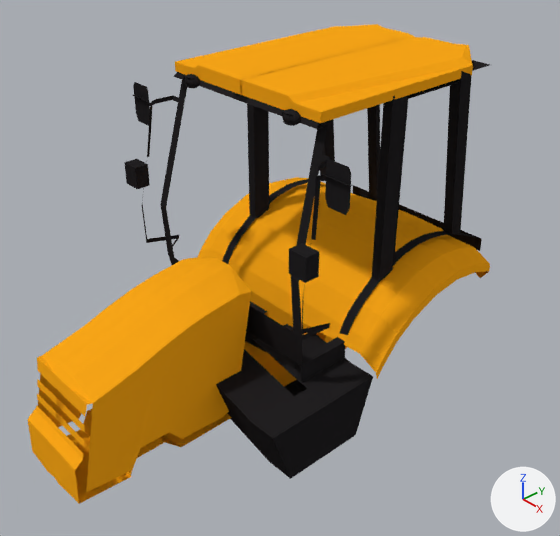
The Blender file Models/Vehicles/Land/BackHoeLoader/JCBMidiCXBackhoeLoader2014.blend as it was, and as the next commit left it.
Rendered twice from a camera (50 mm lens) standing at (12.29, -10.96, 9.36) and looking at (-0.13, 0.25, -0.33). Arrows for +X, +Y and +Z are at lower right; the lights stay in place.

The first picture shows 'Body', 'CabFrame', 'CabRoofTop'.
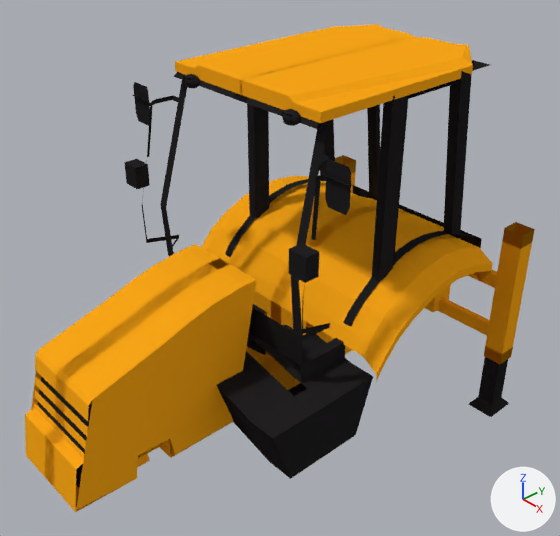
What changed in the scene script:
```text
Change me_plane_002:
    used by ob_body; parent = ob_jcbbackhoe; location = (-0.0141, -1.729, 0.598); scale = (0.19, 0.173, 1.0)
    remove me_plane_002.from_pydata(...)  # 282 vertices, 188 faces; spans x -18.0..18.0, y -27.7..41.4, z -3.6..0.0
    add me_plane_002.from_pydata(...)  # 352 vertices, 245 faces; spans x -18.0..18.0, y -27.7..41.4, z -4.0..0.0
    me_plane_002 part 1
    29 faces are deleted
    20 vertices are added at x -1.0..5.9, y -19.1..-8.5, z -3.6..-0.3
    8 new vertices lie (2.6, 0.0, 0.0) away from vertices in x -5.8, y -27.7..-13.9, z -3.6..-2.3
    9 new vertices lie (1.1, 0.0, 0.0) away from vertices in x -3.2..1.0, y -27.7..-13.9, z -3.6..-2.3
    8 new vertices lie (-1.0, 0.0, 0.0) away from vertices in x 1.0, y -27.7..-13.9, z -3.6..-2.3
    5 new vertices lie (-0.9, 1.4, -0.2) away from vertices in x -3.2..1.0, y -19.0, z -3.1
    5 new vertices lie (-0.9, -1.5, -0.2) away from vertices in x -3.2..1.0, y -13.9, z -3.1
    5 new vertices lie (0.0, -0.4, -0.7) away from vertices in x -4.1..0.1, y -17.6, z -3.3
    5 new vertices lie (0.0, 0.5, -0.7) away from vertices in x -4.1..0.1, y -15.4, z -3.3
    5 new vertices lie (2.4, 0.0, 0.0) away from vertices in x 0.1..1.0, y -19.0..-14.9, z -4.0..-3.3
    86 new faces join them
Add me_cube_003:
    me_cube_003.from_pydata(...)  # 228 vertices, 188 faces; spans x -1.0..23.7, y -1.0..5.0, z -1.0..1.0
    me_cube_003.materials.append(mat_jcbyellow)  # orange #faa718
Add me_cube_005:
    me_cube_005.from_pydata(...)  # 12 vertices, 10 faces; spans x -1.67..1.67, y -1.97..1.97, z -1.25..1.0
    me_cube_005.materials.append(mat_black)  # black #242224
Add me_cube_007:
    me_cube_007.from_pydata(...)  # a box spanning x -1.0..1.0, y -1.0..1.0, z -1.0..1.0
    me_cube_007.materials.append(mat_black)  # black #242224
Change ob_body:
    remove _m = ob_body.modifiers.new('Smooth', 'SMOOTH')
Add ob_swingframe:
    ob_swingframe = bpy.data.objects.new('SwingFrame', me_cube_003)
    ob_swingframe.parent = ob_jcbbackhoe
    ob_swingframe.matrix_parent_inverse = Matrix(((1.0, 0.0, 0.0, 0.0682), (0.0, 1.0, 0.0, -1.49), (0.0, 0.0, 1.0, -0.386), (0.0, 0.0, 0.0, 1.0)))
    ob_swingframe.location = (-3.166, 5.658, -1.894)
    ob_swingframe.scale = (0.277, 0.267, 2.05)
Add ob_leftstabilizerleg:
    ob_leftstabilizerleg = bpy.data.objects.new('leftStabilizerLeg', me_cube_005)
    ob_leftstabilizerleg.parent = ob_jcbbackhoe
    ob_leftstabilizerleg.matrix_parent_inverse = Matrix(((1.0, 0.0, 0.0, 0.0682), (0.0, 1.0, 0.0, -1.49), (0.0, 0.0, 1.0, -0.386), (0.0, 0.0, 0.0, 1.0)))
    ob_leftstabilizerleg.location = (3.122, 5.644, -4.418)
    ob_leftstabilizerleg.scale = (0.239, 0.238, 1.0)
Add ob_hoodtap:
    ob_hoodtap = bpy.data.objects.new('HoodTap', me_cube_007)
    ob_hoodtap.parent = ob_jcbbackhoe
    ob_hoodtap.matrix_parent_inverse = Matrix(((1.0, 0.0, 0.0, 0.0682), (0.0, 1.0, 0.0, -1.49), (0.0, 0.0, 1.0, -0.386), (0.0, 0.0, 0.0, 1.0)))
    ob_hoodtap.location = (-0.0117, -5.962, -1.545)
    ob_hoodtap.rotation_euler = (-0.289, 0.0158, -0.00637)  # degrees (-17, 0.9, -0.4)
    ob_hoodtap.scale = (1.0, 0.0606, 1.0)
```

Pixel boxes [x1, y1, x2, y2] of what changed, in the pictures (560 x 536 px):
'Body', reshaped, modifiers changed: before [28, 177, 490, 504]; after [25, 176, 492, 512]
'SwingFrame', added: after [335, 155, 535, 364]
'leftStabilizerLeg', added (black): after [469, 357, 509, 417]
'HoodTap', added: after [37, 376, 92, 487]
part 1 of me_plane_002, built on: before [28, 295, 296, 504]; after [25, 286, 296, 512]
